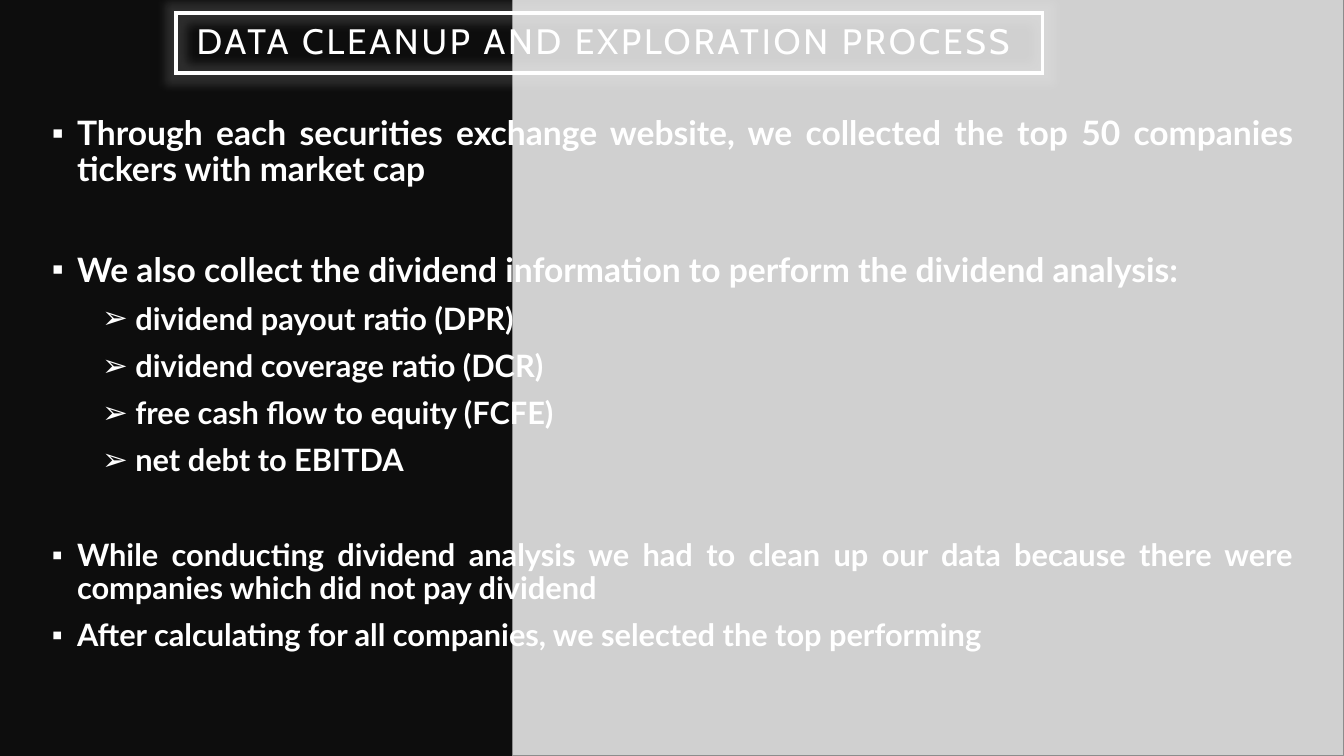
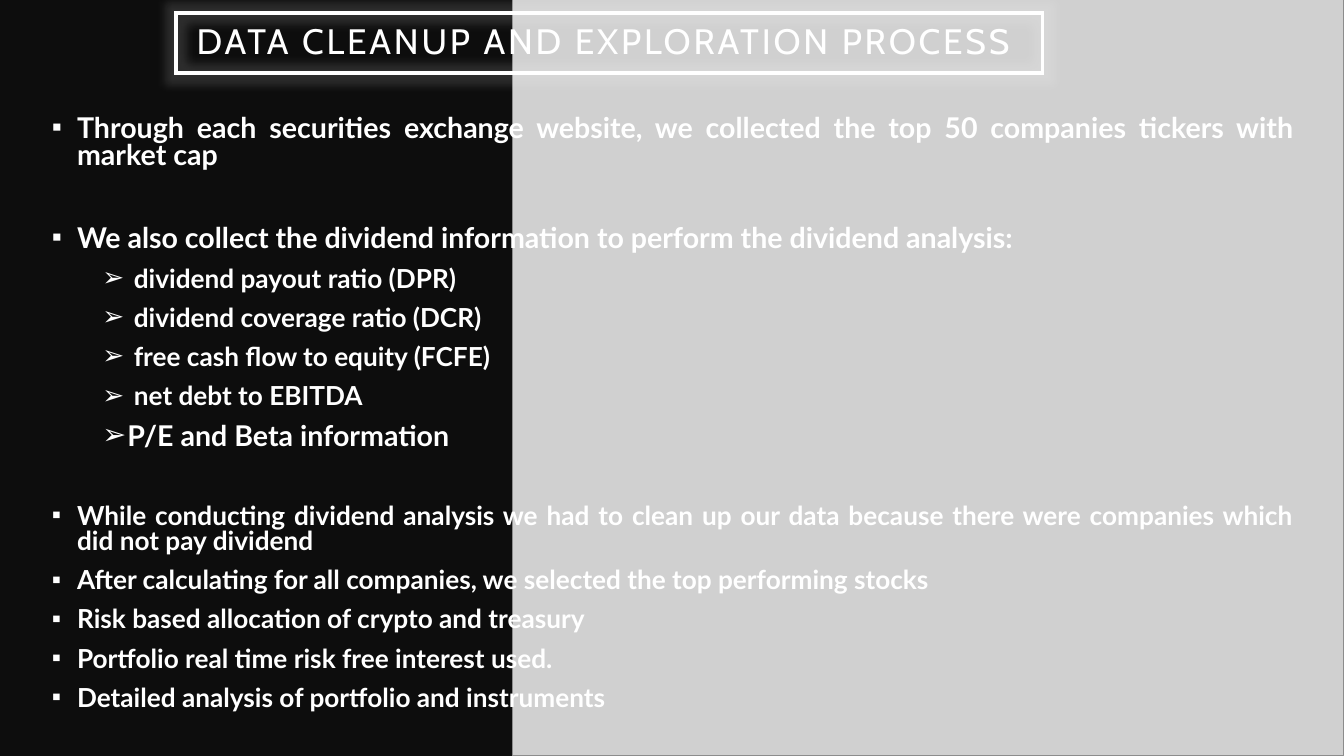
Before and after one commit to tasmia53/project_one, a slide deck: slide 6 of Global_portfolio_analysis.pptx. Drawn at 1344x756 pixels with LibreOffice and Linux fonts; fonts in the diff are those of the drawing; grey boxes stand for pictures. Boxes give left, top, right and bottom in pixels: in the first picture for what was removed or moved away, otherwise in the second. Text is boxed around its words. In the diff, an @@ line names an element or a change of style, - is before the commit and + after.

Commit message:
Presentaion for group uploaded as requested

```diff
--- a/Global_portfolio_analysis.pptx
+++ b/Global_portfolio_analysis.pptx
@@ text at [77,113,1293,555]: size 24 to 20.4 pt in "Through each securities exchange website, we collected ...", "We also collect the dividend information to ..."; size 22 to 18.7 pt in "dividend payout ratio (DPR)", "dividend coverage ratio (DCR)", "free cash flow to equity (FCFE)", "net debt to EBITDA" and 1 more places; line spacing 0.9 to 0.8 @@
@@ text at [127,424,449,448]: paragraph added @@
+    ➢ P/E and Beta information
@@ text at [77,567,928,711]: text changed; size 22 to 18.7 pt @@
-▪ After calculating for all companies, we selected the top performing
+▪ After calculating for all companies, we selected the top performing stocks
+▪ Risk based allocation of crypto and treasury
+▪ Portfolio real time risk free interest used.
+▪ Detailed analysis of portfolio and instruments
```
